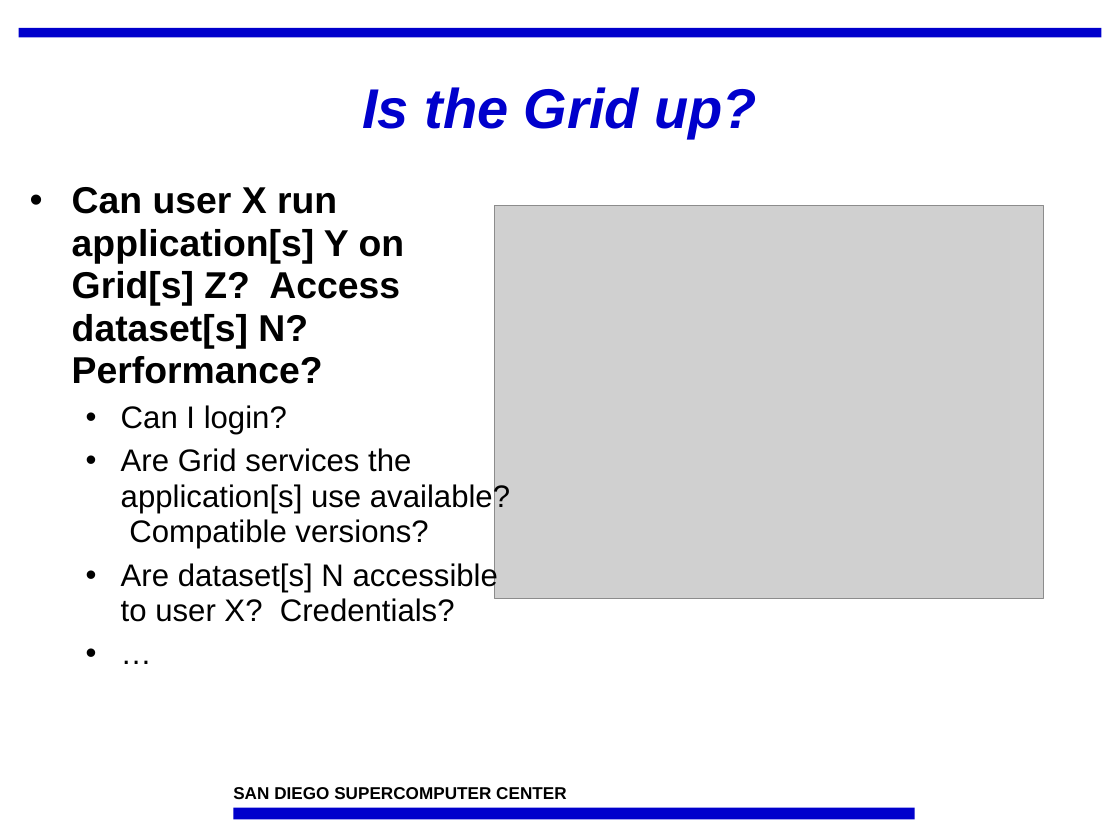
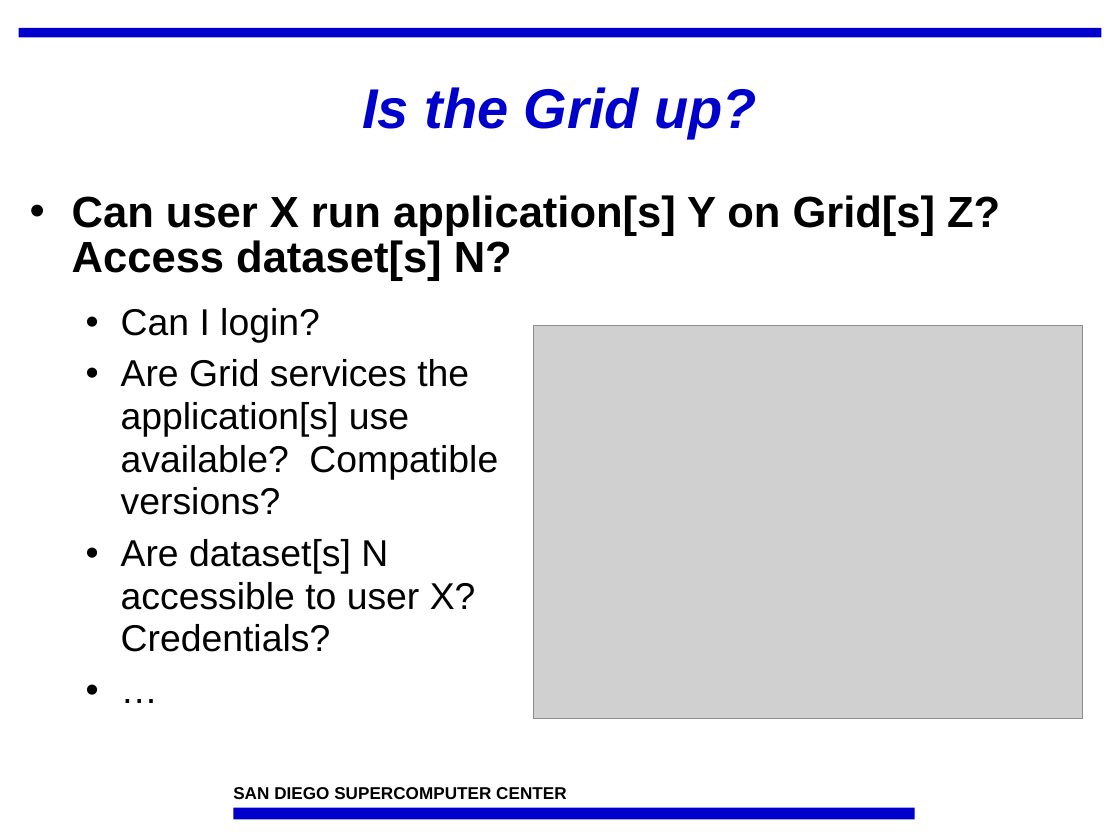
Before and after one commit to IncaProject/inca-xsede, a slide deck: slide 3 of talks/inca_sc05.ppt. Drawn at 1120x840 pixels with LibreOffice and Linux fonts; fonts in the diff are those of the drawing; grey boxes stand for pictures; background and template pictures are left out. Boxes give left, top, right and bottom in pixels: in the first picture for what was removed or moved away, otherwise in the second. Text is boxed around its words. In the diff, an @@ line names an element or a change of style, - is before the commit and + after.

```diff
--- a/talks/inca_sc05.ppt
+++ b/talks/inca_sc05.ppt
@@ text at (72,187,405,384): paragraph removed @@
-• Can user X run application[s] Y on Grid[s] Z? Access dataset[s] N? Performance?
@@ text added at (72,195,1000,281), 28 pt, text #000000, bold @@
+• Can user X run application[s] Y on Grid[s] Z? Access dataset[s] N?
@@ text "Can I login?": place and size @@
-text "Can I login?" at (72,187,510,622)
+text "Can I login?" at (121,308,498,652)
@@ text "Can I login?" at (121,308,498,652): size 20 to 24 pt; more space between paragraphs @@
@@ picture: place and size @@
-picture at (495,205,1044,598)
+picture at (533,326,1082,719)
```
Also in this commit, not shown: 15 other slides changed, 8 slides added, 2 slides removed.
